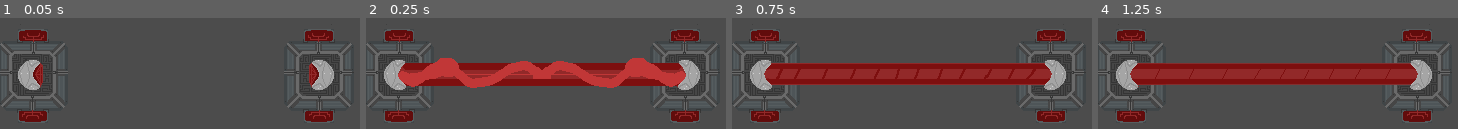
Above: before the commit, frames 1-4 (left to right).
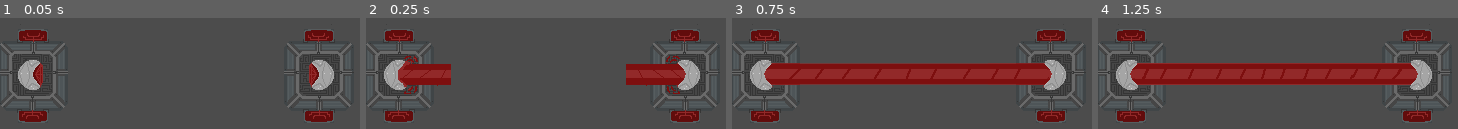
Above: after the commit, the same moments.

Repository: JordonR96/Hyper-Planet
Game: Godot game, scene res://EnemyScenes/LaserBlockade.tscn
Two runs of this game, one before a commit and one after it. Both use one fixed random seed, a clock stepped at 60 frames per second and the inputs below. This scene is started directly instead of the project's main scene.
Inputs:
- Up to frame 1 (0.05 s): no input
- Up to frame 2 (0.25 s): no input
- Up to frame 3 (0.75 s): hold Right (ui_right) from 0.53 s (still down)
- Up to frame 4 (1.25 s): keep holding Right (ui_right); tap Space (ui_select) at 0.77 s

Frame 1 is identical in both runs. In frame 2, 15% of the frame differs, in the area x 8-89%, y 34-69%; in frame 3, 2.2%; in frame 4, 0.9%.

Commit message:
spqwns tuff and music
some spawn improvements

Diff:
--- a/EnemyScenes/ElectroPodMed.gd
+++ b/EnemyScenes/ElectroPodMed.gd
@@ -4,4 +4,4 @@
 	var rand_generate = RandomNumberGenerator.new()
 
 	rand_generate.randomize()
-	rotation_degrees = rand_generate.randi_range(0,360)
+	rotation_degrees = rand_generate.randi_range(-90,90)
--- a/EnemyScenes/LaserBlockLaser.tscn
+++ b/EnemyScenes/LaserBlockLaser.tscn
@@ -101,6 +101,7 @@
 hframes = 2
 
 [node name="Timer" type="Timer" parent="." index="4"]
+wait_time = 2.0
 one_shot = true
 autostart = true
 [connection signal="timeout" from="Timer" to="." method="_on_Timer_timeout"]
--- a/EnemyScenes/LaserBlockade.tscn
+++ b/EnemyScenes/LaserBlockade.tscn
@@ -1,8 +1,25 @@
-[gd_scene load_steps=10 format=2]
+[gd_scene load_steps=11 format=2]
 
 [ext_resource path="res://EnemyScenes/Enemy.tscn" type="PackedScene" id=1]
 [ext_resource path="res://Art/Obstacles/laser-blockade.png" type="Texture" id=2]
 [ext_resource path="res://EnemyScenes/LaserBlockade.gd" type="Script" id=3]
+
+[sub_resource type="Animation" id=7]
+resource_name = "LaserBlockadeBegin"
+length = 0.1
+loop = true
+tracks/0/type = "value"
+tracks/0/path = NodePath("Sprite:frame")
+tracks/0/interp = 1
+tracks/0/loop_wrap = true
+tracks/0/imported = false
+tracks/0/enabled = true
+tracks/0/keys = {
+"times": PoolRealArray( 0 ),
+"transitions": PoolRealArray( 1 ),
+"update": 1,
+"values": [ 0 ]
+}
 
 [sub_resource type="Animation" id=1]
 resource_name = "LaserBlockadeBreak"
@@ -52,7 +69,7 @@
 }
 
 [sub_resource type="Animation" id=4]
-length = 0.5
+length = 0.7
 tracks/0/type = "value"
 tracks/0/path = NodePath("Sprite:frame")
 tracks/0/interp = 1
@@ -60,10 +77,10 @@
 tracks/0/imported = false
 tracks/0/enabled = true
 tracks/0/keys = {
-"times": PoolRealArray( 0, 0.1, 0.2, 0.3, 0.4, 0.48 ),
-"transitions": PoolRealArray( 1, 1, 1, 1, 1, 1 ),
+"times": PoolRealArray( 0, 0.1, 0.2, 0.3, 0.4, 0.48, 0.5, 0.6 ),
+"transitions": PoolRealArray( 1, 1, 1, 1, 1, 1, 1, 1 ),
 "update": 1,
-"values": [ 0, 1, 2, 3, 4, 5 ]
+"values": [ 0, 0, 1, 2, 3, 5, 4, 5 ]
 }
 
 [sub_resource type="RectangleShape2D" id=5]
@@ -76,7 +93,7 @@
 position = Vector2( 178.506, 61.5859 )
 collision_mask = 17
 script = ExtResource( 3 )
-life_time = 10.0
+life_time = 5.0
 dead_animation_name = "LaserBlockadeBreak"
 
 [node name="CollisionShape2D" parent="." index="0"]
@@ -87,6 +104,7 @@
 
 [node name="AnimationPlayer" parent="." index="1"]
 method_call_mode = 1
+anims/LaserBlockadeBegin = SubResource( 7 )
 anims/LaserBlockadeBreak = SubResource( 1 )
 anims/LaserBlockadeOff = SubResource( 2 )
 anims/LaserBlockadeOn = SubResource( 3 )
@@ -96,7 +114,7 @@
 position = Vector2( -2.5, 2.74999 )
 texture = ExtResource( 2 )
 vframes = 15
-frame = 12
+frame = 5
 
 [node name="CollisionShape2D2" type="CollisionShape2D" parent="." index="3"]
 position = Vector2( 140.751, -35.7501 )
@@ -123,6 +141,10 @@
 position = Vector2( -4.94974, 2.82843 )
 shape = SubResource( 6 )
 disabled = true
+
+[node name="Timer" type="Timer" parent="." index="9"]
+one_shot = true
 [connection signal="enemy_dead" from="." to="." method="_on_LaserBlockade_enemy_dead"]
 [connection signal="visibility_changed" from="." to="." method="_on_LaserBlockade_visibility_changed"]
 [connection signal="area_entered" from="Beam" to="." method="_on_Beam_area_entered"]
+[connection signal="timeout" from="Timer" to="." method="_on_Timer_timeout"]
--- a/Main.gd
+++ b/Main.gd
@@ -1,8 +1,8 @@
 
 # todo
-# glow effe ct around the animatyion bneeds to be sorted didnt
-# have the issue iobn maC
-
+
+# 2. have a timer that sets random time around 5-8 mins when timeout cleear screen
+#  from main and add some pointas
 extends Node2D
 
 export(int, 1000) var y_axis_speed
@@ -97,6 +97,7 @@
 	$Camera2D/HUD/GameOver.text = ''
 
 	$ScoreTimer.start()
+	$Camera2D/HUD/SpawnManager._start()
 
 	# TODO should be function
 	player.start(player_start_position)
@@ -110,17 +111,13 @@
 	_reset_backgrounds()
 
 
-func _on_SpawnManager_spawn(EnemyScene, spawnPosition, optionalConfig):
+func _on_SpawnManager_spawn(EnemyScene, spawnPosition, spawnType):
 
 	# spawn type is top left or right
 
 	var enemy = EnemyScene.instance()
 	spawnPosition.x = spawnPosition.x + $Camera2D.position.x
 	spawnPosition.y = spawnPosition.y + $Camera2D.position.y
-
-	# for direction based enemies
-	if (optionalConfig.has('x_direction_name')):
-		enemy.x_direction_name = optionalConfig.x_direction_name
 
 	enemy.position = spawnPosition
 	enemy.connect('add_explosion', self, '_on_add_explosion')
@@ -210,7 +207,7 @@
 	# TODO time delay on this signal
 
 	_destroy_all_enemies()
-
+	$Camera2D/HUD/SpawnManager._start()
 	## TODO have gameover screen and show that should be same as start screen, shouldnt just be bg of game
 
 
--- a/Player.tscn
+++ b/Player.tscn
@@ -56,7 +56,7 @@
 resource_name = "explosion"
 
 [sub_resource type="Animation" id=5]
-length = 0.1
+length = 0.3
 tracks/0/type = "value"
 tracks/0/path = NodePath("Sprite:frame")
 tracks/0/interp = 1
@@ -64,10 +64,10 @@
 tracks/0/imported = false
 tracks/0/enabled = true
 tracks/0/keys = {
-"times": PoolRealArray( 0 ),
-"transitions": PoolRealArray( 1 ),
+"times": PoolRealArray( 0, 0.1 ),
+"transitions": PoolRealArray( 1, 1 ),
 "update": 1,
-"values": [ 2 ]
+"values": [ 2, 0 ]
 }
 
 [sub_resource type="Animation" id=6]
@@ -123,7 +123,6 @@
 texture = ExtResource( 1 )
 vframes = 2
 hframes = 2
-frame = 1
 
 [node name="ExplosionPlayer" type="AnimationPlayer" parent="."]
 anims/explosion = SubResource( 6 )
--- a/SpawnManager.gd
+++ b/SpawnManager.gd
@@ -1,55 +1,105 @@
 extends Node2D
-# TODO need to bring all enemy scenes here
-
-# Left and right
-var SDScene = preload("res://EnemyScenes/SideDropship.tscn")
+#NOT WORKING
+#NOT WORKING
+
+# TODO
+
+# 2. bevery minute have a chance to change the active listy to just contain
+# laser blockades or pulkse pods or electro pods () maybe mixture
+# this should set this for maybe 20-30 seconds then revert back to maSTER list
+# WOULD NEED TO LIMIT THE OPTIONS TO TOP LIST
+# 3. need to make it consistently spawn stuff that makes a challenge,
+# instead of increasing spawn frequency increase amount of selected enemy to spawn]
+# have chance to spwn 2/ 3 of enemy as time goes on the chance increases
+#
+
+
+var rand_generate = RandomNumberGenerator.new()
+
+# this shouol;d change when the avtive lists arent equal to master list
+# will be master or top
+var spawnState = 'Master'
+
+# Left and right these guys dont really work well
+#var SDScene = preload("res://EnemyScenes/SideDropship.tscn")
 
 # Top
-var BSScene = preload("res://EnemyScenes/BombSmiler.tscn")
-var LBScene = preload("res://EnemyScenes/LaserBlock.tscn")
-var CGScene = preload("res://EnemyScenes/ChainGun.tscn")
-var EPSScene = preload("res://EnemyScenes/ElectroPodShort.tscn")
-var EPMScene = preload("res://EnemyScenes/ElectroPodMed.tscn")
-var EPLScene = preload("res://EnemyScenes/ElectroPodLong.tscn")
-var PPScene = preload("res://EnemyScenes/PulsePod.tscn")
+var BSScene = [preload("res://EnemyScenes/BombSmiler.tscn"), 'Bomb Smiler']
+var LBScene = [preload("res://EnemyScenes/LaserBlock.tscn"),'Laser Block']
+var CGScene = [preload("res://EnemyScenes/ChainGun.tscn"), 'Chain Gun']
+var EPSScene = [preload("res://EnemyScenes/ElectroPodShort.tscn"), 'ElectroPod Small']
+var EPMScene = [preload("res://EnemyScenes/ElectroPodMed.tscn"), 'ElectroPod Medium']
+var EPLScene = [preload("res://EnemyScenes/ElectroPodLong.tscn"), 'ElectroPod Large']
+var PPScene = [preload("res://EnemyScenes/PulsePod.tscn"),  'Pulse Pod']
+
 # top should probably set stricter limit on this ones position
-var BlockadeScene = preload("res://EnemyScenes/LaserBlockade.tscn")
+var BlockadeScene = [preload("res://EnemyScenes/LaserBlockade.tscn"), 'Laser Blockade']
 
 # top left or right
-var EDScene = preload("res://EnemyScenes/ElectroDropship.tscn")
-var MScene = preload("res://EnemyScenes/Mech.tscn")
+var EDScene = [preload("res://EnemyScenes/ElectroDropship.tscn"), 'Electro Dropship']
+var MScene = [preload("res://EnemyScenes/Mech.tscn"), 'Mech']
+
+#Screen Size
+var screen_size
+
 
 # Declare member variables here. Examples:
 var leftSpawnPoints = []
 var rightSpawnPoints = []
 var topSpawnPoints = []
-export (int) var spawnIncrement = 1
-var screen_size
-
-var leftMasterList = []
-
-var rightMasterList = []
-var topMasterList = []
+
+# probability of using top leftr or right
+export (int) var topChance = 60
+export (int) var leftChance = 19
+export (int) var rightChance = 19
+export (int) var noSpawnChance = 2
+
+# Time between each spawn in seconds, will change during game
+export (float) var spawnTimerWaitTime = 2
+
+# unchanging master lists
+var  leftMasterList = [ MScene, EDScene]
+var  rightMasterList = [ MScene, EDScene]
+var  topMasterList = [BSScene, LBScene, CGScene,EPSScene, EPMScene
+, PPScene, BlockadeScene, EDScene, MScene]
+
+#active lists
+var leftActiveList = []
+var rightActiveList = []
+var topActiveList = []
+
 signal spawn
 # HAVE TEMP ARRAY WHERE WE REMOVE SPAWNS AA THEY USE TO PREVENT LOTS OF REPEAT OF SAME ONE<
 # then reeset on interval
 
 # chance of top l;eft right spawn being chosen needs to reflect number of enemiesa ion those categ
-
+func _ready():
+	pass
 # Called when the node enters the scene tree for the first time.
-func _ready():
+func _start():
 	screen_size = get_viewport_rect().size
 
-	for i in range(screen_size.x/spawnIncrement + 1):
-		topSpawnPoints.append(Vector2(i*spawnIncrement,-100))
-
-	for i in range(screen_size.y/spawnIncrement + 1):
-		rightSpawnPoints.append(Vector2(420, i*spawnIncrement))
-		leftSpawnPoints.append(Vector2(-80, i*spawnIncrement))
-
-	# now have arrays with spawn vectors across x and y axis
-
-	pass # Replace with function body.
+	leftActiveList = leftMasterList
+	rightActiveList = rightMasterList
+	topActiveList = topMasterList
+
+	 ## TODO reduce range of values for spawns so its centre of screen
+
+	for i in range(100,300):
+		topSpawnPoints.append(Vector2(i,-200))
+
+	# TODO reuce ranmge of these so they sopawn in top half of screen
+	for i in range(-200, 0):
+		rightSpawnPoints.append(Vector2(360, i))
+		leftSpawnPoints.append(Vector2(-20, i))
+
+	$Timer.set_wait_time(spawnTimerWaitTime)
+	$Timer.start()
+
+func _stop ():
+	$Timer.stop()
+
+func _spawn():
 
 	#
 	# SUPER IMPORTAN% when signalling spawn, have optional config key
@@ -57,8 +107,99 @@
 	# this mianly for side dropship
 	#
 
-
-# Called every frame. 'delta' is the elapsed time since the previous frame.
-func _process(delta):
-
-	pass
+	var spawningEnemy = true
+
+	var enemyToSpawn
+	var spawnPosition
+	var spawnConfig = {}
+	var spawnType
+
+	if (spawnState == 'Master'):
+
+
+
+		# choose spanw position
+		rand_generate.randomize()
+		var randomNumber = rand_generate.randi_range(0, 100)
+
+		var topAddLeft = topChance + leftChance
+
+		var topAddLeftAddRight = topAddLeft + rightChance
+
+
+		#  spawning at top
+		if (randomNumber <= topChance):
+			rand_generate.randomize()
+			var randomTopIndex = rand_generate.randi_range(0, topActiveList.size()- 1)
+			enemyToSpawn = topActiveList[randomTopIndex]
+
+			rand_generate.randomize()
+			var randomTopPositionIndex = rand_generate.randi_range(0, topSpawnPoints.size()- 1)
+			spawnPosition = topSpawnPoints[randomTopPositionIndex]
+
+			if (enemyToSpawn[1] == 'Laser Blockade'):
+				print('Laser Blockade')
+				spawnPosition = Vector2(screen_size.x/2, spawnPosition.y)
+				spawnType = 'Top'
+		#spanwing on the left
+		elif (randomNumber > topChance and randomNumber  <= topAddLeft):
+			rand_generate.randomize()
+			var randomLeftIndex = rand_generate.randi_range(0, leftActiveList.size()- 1)
+			enemyToSpawn = leftActiveList[randomLeftIndex]
+
+			rand_generate.randomize()
+			var randomLeftPositionIndex = rand_generate.randi_range(0, leftSpawnPoints.size()- 1)
+			spawnPosition = leftSpawnPoints[randomLeftPositionIndex]
+
+
+			spawnType = 'Left'
+
+		# spawning on the right
+		elif (randomNumber > topAddLeft and randomNumber  <= topAddLeftAddRight):
+			rand_generate.randomize()
+			var randomRightIndex = rand_generate.randi_range(0, rightActiveList.size()- 1)
+			enemyToSpawn = rightActiveList[randomRightIndex]
+
+			rand_generate.randomize()
+			var randomRightPositionIndex = rand_generate.randi_range(0, rightSpawnPoints.size()- 1)
+			spawnPosition = leftSpawnPoints[randomRightPositionIndex]
+
+			spawnType = 'Right'
+
+		elif( randomNumber >= (100 - noSpawnChance)):
+
+			spawningEnemy = false
+
+	elif (spawnState == 'Top'):
+		spawnType = 'Top'
+		if (topActiveList.size() > 1):
+			rand_generate.randomize()
+			var randomTopIndex = rand_generate.randi_range(0, topActiveList.size()- 1)
+			enemyToSpawn = topActiveList[randomTopIndex]
+
+			rand_generate.randomize()
+			var randomTopPositionIndex = rand_generate.randi_range(0, topSpawnPoints.size()- 1)
+			spawnPosition = topSpawnPoints[randomTopPositionIndex]
+
+			if (enemyToSpawn[1] == 'Laser Blockade'):
+				print('Laser Blockade')
+				spawnPosition = Vector2(screen_size.x/2, spawnPosition.y)
+				spawnType = 'Top'
+
+		else:
+			spawningEnemy = false
+
+	if (spawningEnemy):
+
+		## The actual enemy scene exists in 0th index of enemytospawn
+		emit_signal("spawn", enemyToSpawn[0], spawnPosition,spawnType)
+
+		# spawn connecting function in main
+		# _on_SpawnManager_spawn(EnemyScene, spawnPosition, spawnType)
+
+
+
+
+
+func _on_Timer_timeout():
+	_spawn()
--- a/SpawnManager.tscn
+++ b/SpawnManager.tscn
@@ -4,6 +4,7 @@
 
 [node name="SpawnManager" type="Node2D"]
 script = ExtResource( 1 )
-spawnIncrement = 10
 
 [node name="Timer" type="Timer" parent="."]
+wait_time = 5.0
+[connection signal="timeout" from="Timer" to="." method="_on_Timer_timeout"]
Binary file changed: Art/BG/hitechbg.aseprite
Binary file changed: Art/tiles/NewTestBg.aseprite
Not shown, added: Music/MainTheme.wav
Not shown, changed: Music/songlatest.ceol
